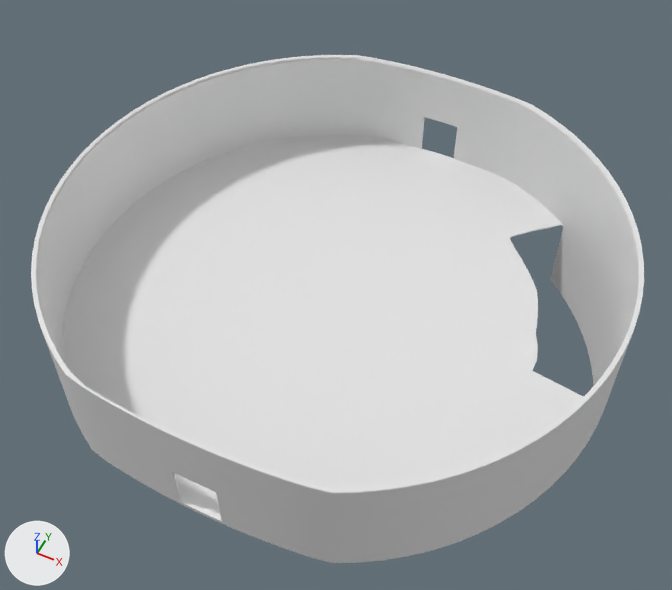
The Blender file _Assets/Models/CenterRoom.blend: old version first, new version second.
The view is the same before and after, from a 50 mm lens placed at (1970.0, -3963.0, 5072.0), pointed at (53.0, -128.0, 279.0). The axes (+X, +Y, +Z) are drawn at lower left. The lights are the same throughout.

The first picture shows 'CenterRoom'.
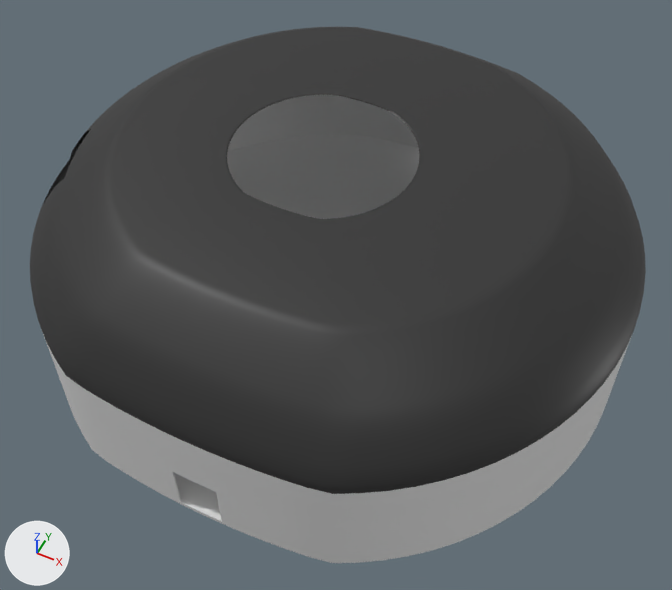
Patch to the scene script:
```diff
--- a/_Assets/Models/CenterRoom.blend.py
+++ b/_Assets/Models/CenterRoom.blend.py
@@ mat_midsection @@
+mat_midsection = principled_material('MidSection')
+mat_midsection.base_color = (0.0291, 0.0291, 0.0291)  # black #303030
@@ me_cylinder @@
 # used by ob_centerroom; location = (0.0, 0.0, 1.0); scale = (2010.0, 2010.0, 14.9)
-me_cylinder.from_pydata(...)  # 3153 vertices, 3037 faces; spans x -1.0..1.0, y -0.9..0.9, z -40.6..53.7
+me_cylinder.from_pydata(...)  # 5093 vertices, 4963 faces; spans x -1.0..1.0, y -0.9..0.9, z -40.6..97.5
+# me_cylinder part 1: 1940 vertices added at x -1.0..1.0, y -0.9..0.9, z 54.7..97.5
+# me_cylinder part 2: 178 faces spanning x -1.0..1.0, y -0.9..0.9, z 51.2..53.7 switch from mat_walls (white #e7e7e7) to mat_midsection (black #303030)
 me_cylinder.materials.append(mat_floor)
```

Changed parts and their boxes (x1, y1, x2, y2) in the pictures (672 x 590 px):
'CenterRoom', reshaped
    before: (31, 55, 644, 563)
    after: (30, 27, 646, 563)
part 1 of me_cylinder, added (black)
    after: (30, 27, 646, 492)
part 2 of me_cylinder, recoloured
    before: (36, 57, 639, 494)
    after: (45, 333, 633, 494)
